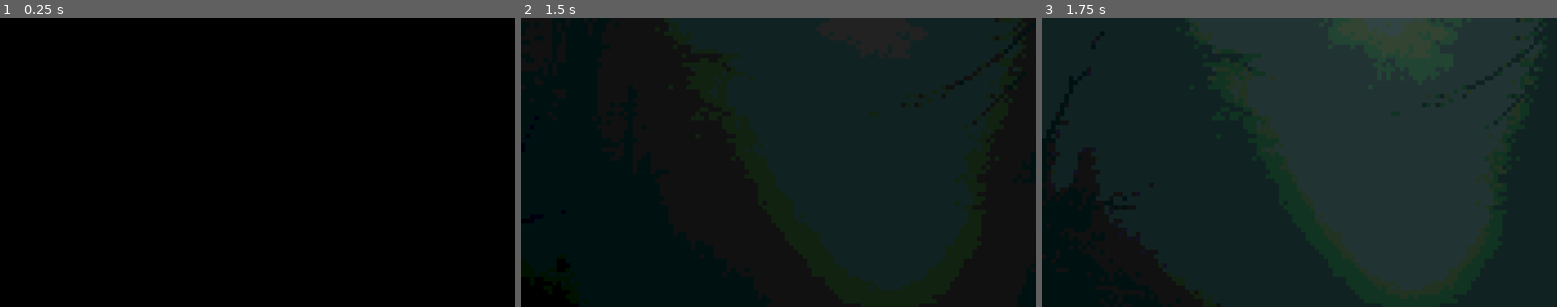
Above: before the commit, frames 1-3 (left to right).
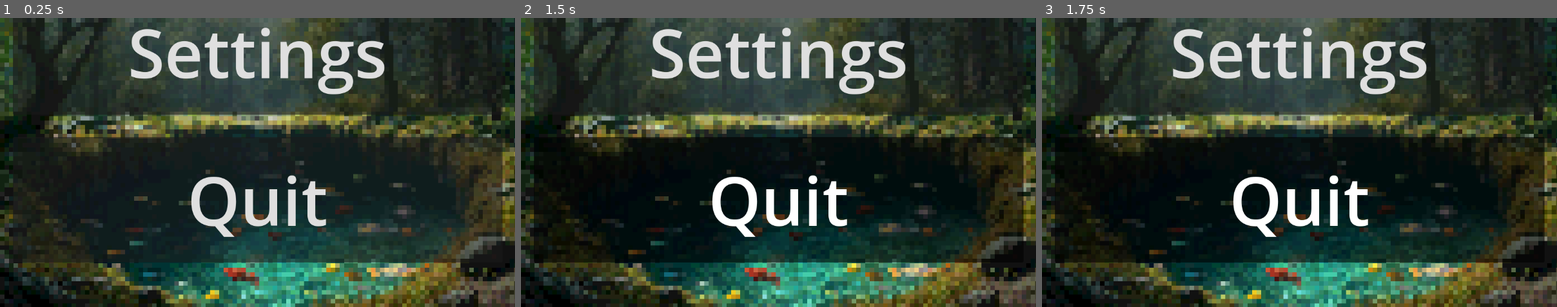
Above: after the commit, the same moments.

Repository: HewsonSchulz/throw-it-back
Game: Godot game, scene res://scenes/main_menu.tscn
Same seed, same stepped clock (60 frames per second), same inputs: the game is played once before the commit and once after it. Before the commit the project starts from res://scenes/prologue.tscn.
Inputs (mouse positions are in pixels of both pictures, inside the frame that each line leads up to):
- Up to frame 1 (0.25 s): no input
- Up to frame 2 (1.5 s): click (778, 52) at 0.5 s, where only the run after the commit has a clickable "Settings"; move the mouse to (891, 148) at 1.27 s; press the mouse at (891, 148) at 1.28 s
- Up to frame 3 (1.75 s): no input

The runs differ from the first frame. In frame 1, 93% of the frame differs, in the area x 0-100%, y 0-100%; in frame 2, 49%; in frame 3, 57%.

Commit message:
main menu

Diff:
--- a/project.godot
+++ b/project.godot
@@ -11,7 +11,7 @@
 [application]
 
 config/name="Throw It Back"
-run/main_scene="res://scenes/prologue.tscn"
+run/main_scene="res://scenes/main_menu.tscn"
 config/features=PackedStringArray("4.2", "Forward Plus")
 config/icon="res://icon.svg"
 
--- /dev/null
+++ b/scenes/main_menu.tscn
@@ -0,0 +1,89 @@
+[gd_scene load_steps=7 format=3 uid="uid://h1i6xxu7l41h"]
+
+[ext_resource type="Script" path="res://scripts/main_menu.gd" id="1_2nsdr"]
+[ext_resource type="Texture2D" uid="uid://dmikcvrh1ouh" path="res://assets/sprites/backgrounds/BG5.jpg" id="1_aw0o2"]
+[ext_resource type="Shader" path="res://shaders/pixel_art_WINDOW.gdshader" id="2_74nlr"]
+
+[sub_resource type="StyleBoxTexture" id="StyleBoxTexture_c4bn7"]
+texture = ExtResource("1_aw0o2")
+
+[sub_resource type="ShaderMaterial" id="ShaderMaterial_1urqg"]
+shader = ExtResource("2_74nlr")
+shader_parameter/pixel_size = 10.0
+shader_parameter/fade = 1.0
+shader_parameter/color_levels = 16
+
+[sub_resource type="StyleBoxEmpty" id="StyleBoxEmpty_8uk78"]
+
+[node name="Menu" type="Control"]
+layout_mode = 3
+anchors_preset = 15
+anchor_right = 1.0
+anchor_bottom = 1.0
+grow_horizontal = 2
+grow_vertical = 2
+script = ExtResource("1_2nsdr")
+
+[node name="BG" type="Panel" parent="."]
+layout_mode = 1
+anchors_preset = 15
+anchor_right = 1.0
+anchor_bottom = 1.0
+grow_horizontal = 2
+grow_vertical = 2
+theme_override_styles/panel = SubResource("StyleBoxTexture_c4bn7")
+
+[node name="PixelView" type="ColorRect" parent="."]
+material = SubResource("ShaderMaterial_1urqg")
+layout_mode = 1
+anchors_preset = 8
+anchor_left = 0.5
+anchor_top = 0.5
+anchor_right = 0.5
+anchor_bottom = 0.5
+offset_left = -1674.0
+offset_top = -942.0
+offset_right = 1674.0
+offset_bottom = 942.0
+grow_horizontal = 2
+grow_vertical = 2
+
+[node name="VBoxContainer" type="VBoxContainer" parent="."]
+layout_mode = 1
+anchors_preset = 7
+anchor_left = 0.5
+anchor_top = 1.0
+anchor_right = 0.5
+anchor_bottom = 1.0
+offset_left = -547.5
+offset_top = -1043.0
+offset_right = 547.5
+offset_bottom = -100.0
+grow_horizontal = 2
+grow_vertical = 0
+theme_override_constants/separation = 50
+
+[node name="Begin" type="Button" parent="VBoxContainer"]
+layout_mode = 2
+size_flags_vertical = 3
+theme_override_font_sizes/font_size = 150
+theme_override_styles/focus = SubResource("StyleBoxEmpty_8uk78")
+text = "Begin"
+
+[node name="Settings" type="Button" parent="VBoxContainer"]
+layout_mode = 2
+size_flags_vertical = 3
+theme_override_font_sizes/font_size = 150
+theme_override_styles/focus = SubResource("StyleBoxEmpty_8uk78")
+text = "Settings"
+
+[node name="Quit" type="Button" parent="VBoxContainer"]
+layout_mode = 2
+size_flags_vertical = 3
+theme_override_font_sizes/font_size = 150
+theme_override_styles/focus = SubResource("StyleBoxEmpty_8uk78")
+text = "Quit"
+
+[connection signal="pressed" from="VBoxContainer/Begin" to="." method="_on_start"]
+[connection signal="pressed" from="VBoxContainer/Settings" to="." method="_on_settings"]
+[connection signal="pressed" from="VBoxContainer/Quit" to="." method="_on_quit"]
--- /dev/null
+++ b/scripts/main_menu.gd
@@ -0,0 +1,11 @@
+extends Control
+
+
+func _on_start():
+	get_tree().change_scene_to_file("res://scenes/prologue.tscn")
+
+func _on_settings():
+	pass #!
+
+func _on_quit():
+	get_tree().quit()
--- a/scripts/root.gd
+++ b/scripts/root.gd
@@ -20,9 +20,9 @@
 	bg2.material.set_shader_parameter("alpha_fade", 0.0)
 
 func _input(e):
-	if e.is_action_pressed('esc'):
-		# quit game
-		get_tree().quit()
+	#! if e.is_action_pressed('esc'):
+		#! quit game
+		#! get_tree().quit()
 
 	if e.is_action_pressed('left-click') and current_state == GameState.IDLE:
 		# go fish!
